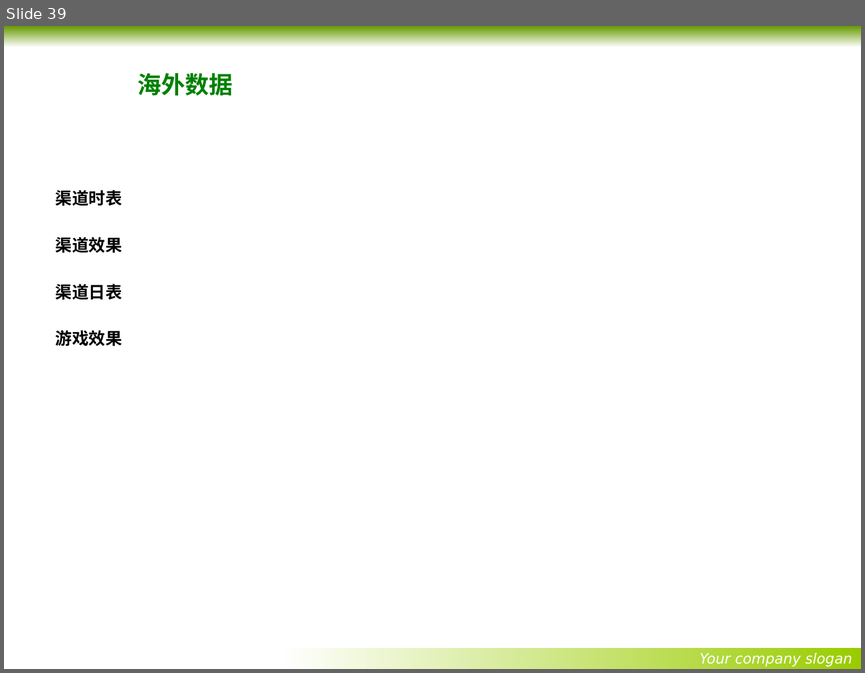
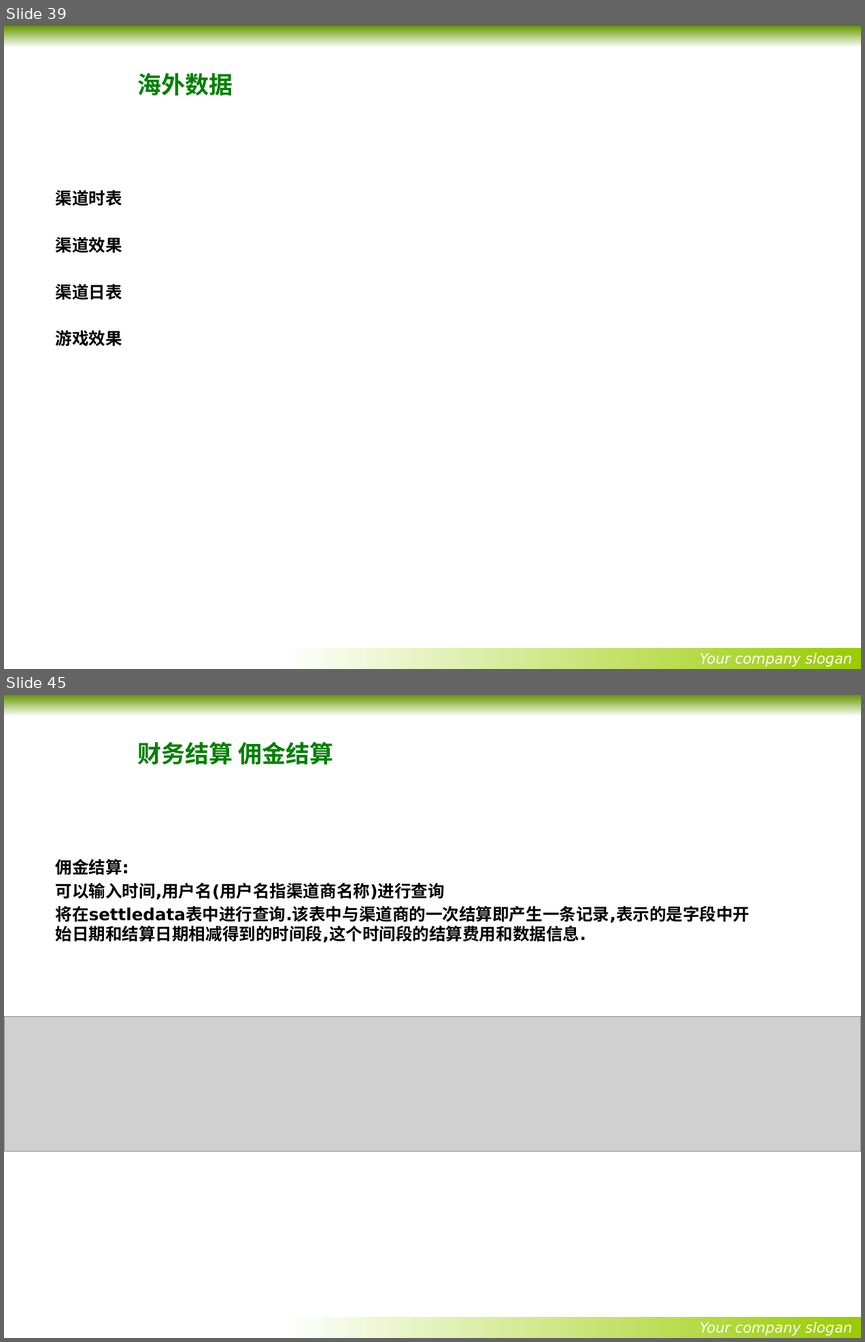
Before and after one commit to wangxiqunlucky/x-mind, a slide deck: youyun/优云项目讲解内容-最终正式版.pptx. Shown one above the other, each under a label of ours: slide 39 before the commit, slides 39 and 45 after it; the slides between them are not shown. The pictures are 865x673 and 865x1342 pixels, drawn with LibreOffice and Linux fonts; fonts in the diff are those of the drawing; grey boxes stand for pictures; background and template pictures are left out. Boxes give left, top, right and bottom in pixels: in the first picture for what was removed or moved away, otherwise in the second. Text is boxed around its words. In the diff, an @@ line names an element or a change of style, - is before the commit and + after.

Commit message:
2017年4月17日01:11:21
完成优云项目思维导图和ppt,还差数据库关系

```diff
--- a/youyun/优云项目讲解内容-最终正式版.pptx
+++ b/youyun/优云项目讲解内容-最终正式版.pptx
@@ slide 45 added at [4, 695, 861, 1338], background picture (left out); not listed: 2 template elements that a slide beside it also shows @@
@@ title added at [137, 742, 333, 764], 20 pt, text #008000, bold @@
+财务结算 佣金结算
@@ text added at [56, 859, 750, 943], 14 pt, text #000000, bold @@
+佣金结算:
+可以输入时间,用户名(用户名指渠道商名称)进行查询
+将在settledata表中进行查询.该表中与渠道商的一次结算即产生一条记录,表示的是字段中开始日期和结算日期相减得到的时间段,这个时间段的结算费用和数据信息.
@@ picture added at [4, 1016, 861, 1151] @@
```
Also in this commit, not shown: 1 slide changed, 15 other slides added, 7 slides removed, 1 other file.
